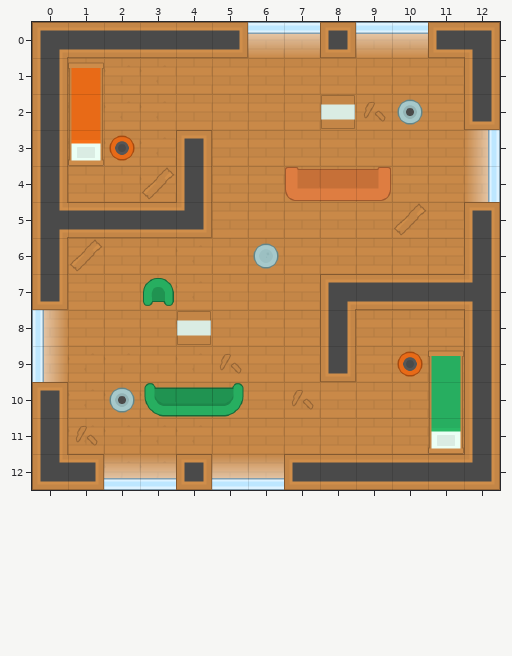
Level history. Tiled map (JSON): bot-battles/data/maps/house.json. The picture above was drawn from the file before the commit.
Cells are 64x64 px. Shown: x 0..12, y 0..12.
After the commit:
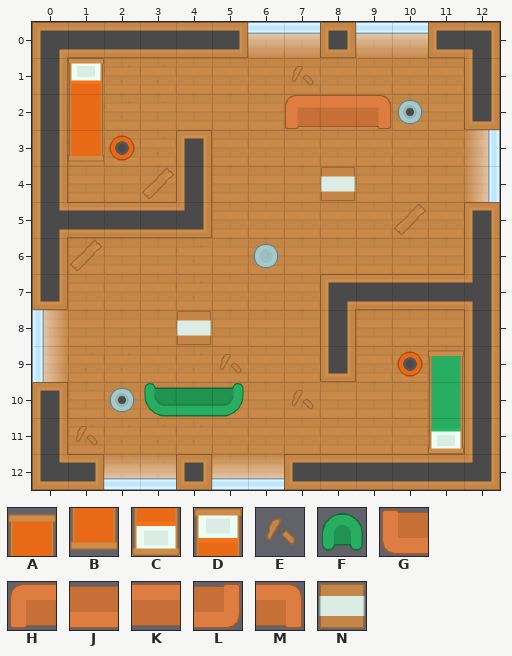
Key: from "map": A 50, B 50 flipped up-down, C 104, D 104 flipped up-down, E 265, F 449 turned 180, G 473, H 473 flipped up-down, J 474, K 474 flipped up-down, L 475, M 475 flipped up-down, N 537.
_ is an empty cell.
Objects are placed by their top-left corner, in cells (3,4 is the top-left corner of cell 3,4); size is 1x1 cell unless given.
Diff:
{"where": "layer \"decoration\""}
{"y":1,"x":7,"old":"_","new":"E"}
{"y":2,"x":9,"old":"E","new":"_"}
{"where": "layer \"collision\""}
{"y":1,"x":1,"old":"A","new":"_"}
{"y":2,"x":8,"old":"N","new":"_"}
{"y":3,"x":1,"old":"C","new":"_"}
{"y":4,"x":7,"old":"GJL","new":"___"}
{"where": "layer \"collision #2\""}
{"now": "D at 1,1"}
{"now": "M at 9,2"}
{"now": "K at 8,2"}
{"now": "H at 7,2"}
{"now": "B at 1,3"}
{"now": "N at 8,4"}
{"was": "F \"chair\" at 3,7"}
{"label":"changed","picture_box":[68,58,104,84]}
{"label":"changed","picture_box":[285,66,391,129]}
{"label":"changed","picture_box":[68,140,104,166]}
{"label":"changed","picture_box":[285,167,391,201]}
{"label":"removed","picture_box":[143,278,174,306]}
